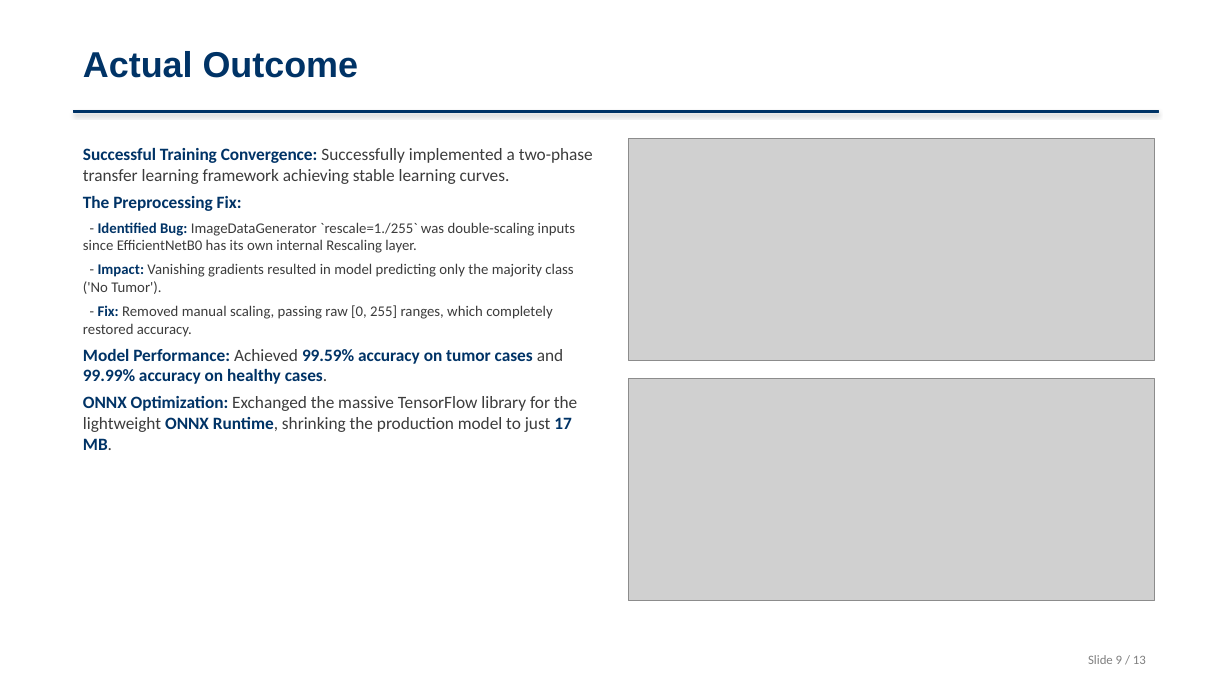
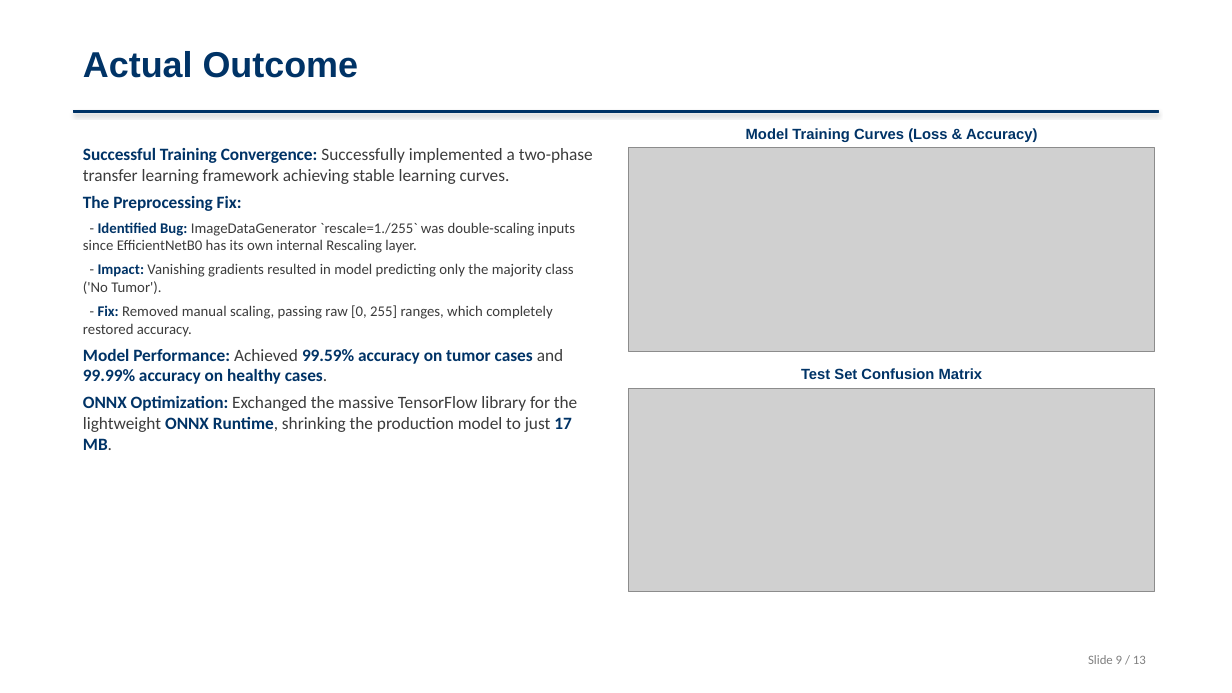
Before and after one commit to SruthiRagyari/brain-tumor-detection, a slide deck: slide 9 of Brain_Tumor_Detection_Presentation.pptx. Drawn at 1232x693 pixels with LibreOffice and Linux fonts; fonts in the diff are those of the drawing; grey boxes stand for pictures. Boxes give left, top, right and bottom in pixels: in the first picture for what was removed or moved away, otherwise in the second. Text is boxed around its words. In the diff, an @@ line names an element or a change of style, - is before the commit and + after.

Commit message:
docs: finalize PowerPoint presentation with clean image captions and removed Q&A

```diff
--- a/Brain_Tumor_Detection_Presentation.pptx
+++ b/Brain_Tumor_Detection_Presentation.pptx
@@ picture: place and size @@
-picture at bbox=[628, 139, 1155, 360]
+picture at bbox=[628, 148, 1155, 351]
@@ text added at bbox=[746, 128, 1037, 142], 11.5 pt, text #003366, bold @@
+Model Training Curves (Loss & Accuracy)
@@ picture: place and size @@
-picture at bbox=[628, 379, 1155, 601]
+picture at bbox=[628, 388, 1155, 592]
@@ text added at bbox=[801, 368, 983, 379], 11.5 pt, text #003366, bold @@
+Test Set Confusion Matrix
```
Also in this commit, not shown: 4 other slides changed.
